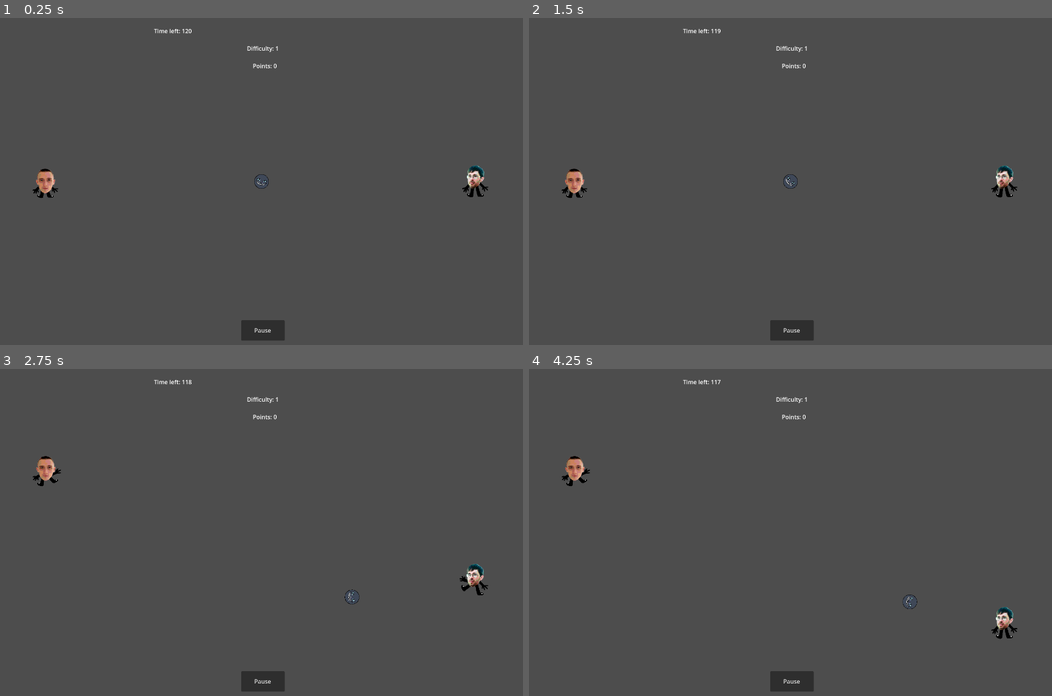
Above: before the commit, frames 1-4 (two rows, left to right).
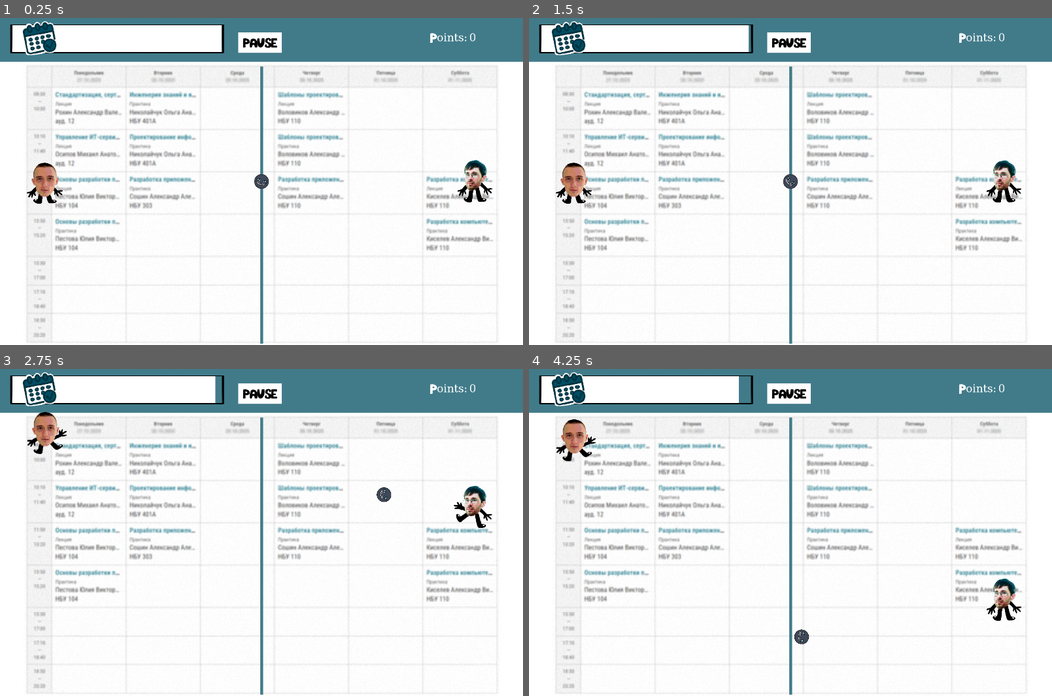
Above: after the commit, the same moments.

Repository: PecherskyDaniil/ForlabsTeamPingPong
Game: Godot game, scene res://scenes/playground.tscn
The game is run twice, just before and just after one commit, with the same random seed, the same clock (stepped at 60 frames per second) and the same inputs. This scene is started directly instead of the project's main scene.
Inputs:
- Up to frame 1 (0.25 s): no input
- Up to frame 2 (1.5 s): click "Pause" (after the commit: "PAUSE") at 0.5 s; click "Resume" (after the commit: "RESUME") at 1.25 s
- Up to frame 3 (2.75 s): tap Enter at 2 s; hold Up (ui_up) from 2.03 s (still down)
- Up to frame 4 (4.25 s): release Up (ui_up) at 2.78 s; hold Down (ui_down) 2.78-3.53 s; hold Up (ui_up) from 3.53 s (still down)

The runs differ from the first frame. In frame 1, 100% of the frame differs, in the area x 0-100%, y 0-100%; in frame 2, 100%; in frame 3, 100%; in frame 4, 100%.

Commit message:
Added assets

Diff:
--- a/autoload/MainAutoload.gd
+++ b/autoload/MainAutoload.gd
@@ -4,10 +4,10 @@
 
 var save_path="user://results.save"
 var resultsList:Array = []
-var PLAYTIME=120
-var player_max_speed=250
-var ball_max_speed=200
-var opponent_max_speed=50
+var PLAYTIME=60
+var player_max_speed=400
+var ball_max_speed=250
+var opponent_max_speed=40
 
 
 var cat_ball_texture=load("res://assets/ball/cat-ball.png")
@@ -23,19 +23,19 @@
 		ball_texture=cat_ball_texture
 		oponent_idle="bos1_idle"
 		oponent_run="bos1_run"
-		ball_max_speed=200
+		ball_max_speed=250
 		opponent_max_speed=40
 	elif diff==2:
 		ball_texture=iszf_ball_texture
 		oponent_idle="bos2_idle"
 		oponent_run="bos2_run"
-		ball_max_speed=250
+		ball_max_speed=300
 		opponent_max_speed=50
 	else:
 		ball_texture=pull_req_ball_texture
 		oponent_idle="bos3_idle"
 		oponent_run="bos3_run"
-		ball_max_speed=300
+		ball_max_speed=350
 		opponent_max_speed=70
 func add_to_results(date:String,points: int, diff: int) -> void:
 	var entry = { "date":date,"difficulty": diff, "points": points }
--- a/scenes/main.tscn
+++ b/scenes/main.tscn
@@ -7,4 +7,3 @@
 script = ExtResource("1_0wfyh")
 
 [node name="main_menu" parent="." instance=ExtResource("1_o5qli")]
-position = Vector2(16, 23)
--- a/scenes/main_menu.tscn
+++ b/scenes/main_menu.tscn
@@ -1,15 +1,21 @@
-[gd_scene load_steps=4 format=3 uid="uid://civvptuunex5f"]
+[gd_scene load_steps=7 format=3 uid="uid://civvptuunex5f"]
 
 [ext_resource type="Script" uid="uid://ckeoqky2irare" path="res://scripts/main_menu.gd" id="1_ekxnf"]
 [ext_resource type="Texture2D" uid="uid://d3an1u17ec23n" path="res://assets/interface/background.png" id="2_bqqt6"]
+[ext_resource type="FontFile" uid="uid://dmu65ht76dnr4" path="res://fonts/pixel_font.woff2" id="3_8ln24"]
 [ext_resource type="PackedScene" uid="uid://dsbnixeflcqyu" path="res://scenes/settings.tscn" id="3_bqqt6"]
+[ext_resource type="Theme" uid="uid://blm255deewpdu" path="res://themes/buttons_theme.tres" id="4_rtw2f"]
+
+[sub_resource type="LabelSettings" id="LabelSettings_oa1go"]
+font = ExtResource("3_8ln24")
+font_size = 44
 
 [node name="main_menu" type="Node2D"]
 script = ExtResource("1_ekxnf")
 
 [node name="Background" type="Sprite2D" parent="."]
 position = Vector2(720, 452)
-scale = Vector2(1.44869, 1.56338)
+scale = Vector2(1.44869, 1.59155)
 texture = ExtResource("2_bqqt6")
 
 [node name="MarginContainer" type="MarginContainer" parent="."]
@@ -20,19 +26,32 @@
 
 [node name="VBoxContainer" type="VBoxContainer" parent="MarginContainer"]
 layout_mode = 2
+theme_override_constants/separation = 30
 alignment = 1
+
+[node name="Label" type="Label" parent="MarginContainer/VBoxContainer"]
+layout_mode = 2
+text = "HOMEWORK PONG"
+label_settings = SubResource("LabelSettings_oa1go")
+horizontal_alignment = 1
 
 [node name="PlayButton" type="Button" parent="MarginContainer/VBoxContainer"]
 layout_mode = 2
-text = "Play"
+theme = ExtResource("4_rtw2f")
+theme_override_constants/align_to_largest_stylebox = 7
+text = "PLAY"
 
 [node name="SettingsButton" type="Button" parent="MarginContainer/VBoxContainer"]
 layout_mode = 2
-text = "Settings"
+theme = ExtResource("4_rtw2f")
+theme_override_constants/align_to_largest_stylebox = 5
+text = "SETTINGS"
 
 [node name="ExitButton" type="Button" parent="MarginContainer/VBoxContainer"]
 layout_mode = 2
-text = "Exit"
+theme = ExtResource("4_rtw2f")
+theme_override_constants/align_to_largest_stylebox = 15
+text = "EXIT"
 
 [node name="settings" parent="." instance=ExtResource("3_bqqt6")]
 visible = false
--- a/scenes/oponent.tscn
+++ b/scenes/oponent.tscn
@@ -4,58 +4,6 @@
 [ext_resource type="Texture2D" uid="uid://63v30hqvr66n" path="res://assets/oponent/first-boss.png" id="2_pokva"]
 [ext_resource type="Texture2D" uid="uid://ce12w2rpvgx3c" path="res://assets/oponent/second-boss.png" id="3_s83uj"]
 [ext_resource type="Texture2D" uid="uid://w411ynxw6m86" path="res://assets/oponent/third-bos.png" id="4_s83uj"]
-
-[sub_resource type="Animation" id="Animation_82rns"]
-resource_name = "bos1_idle"
-length = 0.2
-tracks/0/type = "value"
-tracks/0/imported = false
-tracks/0/enabled = true
-tracks/0/path = NodePath("Sprite2D:texture")
-tracks/0/interp = 1
-tracks/0/loop_wrap = true
-tracks/0/keys = {
-"times": PackedFloat32Array(0),
-"transitions": PackedFloat32Array(1),
-"update": 1,
-"values": [ExtResource("2_pokva")]
-}
-tracks/1/type = "value"
-tracks/1/imported = false
-tracks/1/enabled = true
-tracks/1/path = NodePath("Sprite2D:hframes")
-tracks/1/interp = 1
-tracks/1/loop_wrap = true
-tracks/1/keys = {
-"times": PackedFloat32Array(0),
-"transitions": PackedFloat32Array(1),
-"update": 1,
-"values": [4]
-}
-tracks/2/type = "value"
-tracks/2/imported = false
-tracks/2/enabled = true
-tracks/2/path = NodePath("Sprite2D:vframes")
-tracks/2/interp = 1
-tracks/2/loop_wrap = true
-tracks/2/keys = {
-"times": PackedFloat32Array(0),
-"transitions": PackedFloat32Array(1),
-"update": 1,
-"values": [1]
-}
-tracks/3/type = "value"
-tracks/3/imported = false
-tracks/3/enabled = true
-tracks/3/path = NodePath("Sprite2D:frame")
-tracks/3/interp = 1
-tracks/3/loop_wrap = true
-tracks/3/keys = {
-"times": PackedFloat32Array(0),
-"transitions": PackedFloat32Array(1),
-"update": 1,
-"values": [0]
-}
 
 [sub_resource type="Animation" id="Animation_lw7y6"]
 length = 0.001
@@ -118,6 +66,58 @@
 "transitions": PackedFloat32Array(1),
 "update": 1,
 "values": ["res://.godot/imported/second-boss.png-c6bfa39fdbaa9474e2b8f9cf17061d5c.ctex"]
+}
+
+[sub_resource type="Animation" id="Animation_82rns"]
+resource_name = "bos1_idle"
+length = 0.2
+tracks/0/type = "value"
+tracks/0/imported = false
+tracks/0/enabled = true
+tracks/0/path = NodePath("Sprite2D:texture")
+tracks/0/interp = 1
+tracks/0/loop_wrap = true
+tracks/0/keys = {
+"times": PackedFloat32Array(0),
+"transitions": PackedFloat32Array(1),
+"update": 1,
+"values": [ExtResource("2_pokva")]
+}
+tracks/1/type = "value"
+tracks/1/imported = false
+tracks/1/enabled = true
+tracks/1/path = NodePath("Sprite2D:hframes")
+tracks/1/interp = 1
+tracks/1/loop_wrap = true
+tracks/1/keys = {
+"times": PackedFloat32Array(0),
+"transitions": PackedFloat32Array(1),
+"update": 1,
+"values": [4]
+}
+tracks/2/type = "value"
+tracks/2/imported = false
+tracks/2/enabled = true
+tracks/2/path = NodePath("Sprite2D:vframes")
+tracks/2/interp = 1
+tracks/2/loop_wrap = true
+tracks/2/keys = {
+"times": PackedFloat32Array(0),
+"transitions": PackedFloat32Array(1),
+"update": 1,
+"values": [1]
+}
+tracks/3/type = "value"
+tracks/3/imported = false
+tracks/3/enabled = true
+tracks/3/path = NodePath("Sprite2D:frame")
+tracks/3/interp = 1
+tracks/3/loop_wrap = true
+tracks/3/keys = {
+"times": PackedFloat32Array(0),
+"transitions": PackedFloat32Array(1),
+"update": 1,
+"values": [0]
 }
 
 [sub_resource type="Animation" id="Animation_5to4p"]
--- a/scenes/pause.tscn
+++ b/scenes/pause.tscn
@@ -1,6 +1,7 @@
-[gd_scene load_steps=2 format=3 uid="uid://2memjss351st"]
+[gd_scene load_steps=3 format=3 uid="uid://2memjss351st"]
 
 [ext_resource type="Script" uid="uid://cxynw6ai1rbev" path="res://scripts/pause.gd" id="1_f1d2v"]
+[ext_resource type="Theme" uid="uid://blm255deewpdu" path="res://themes/buttons_theme.tres" id="2_r8yp4"]
 
 [node name="pause" type="Control"]
 process_mode = 3
@@ -23,22 +24,29 @@
 
 [node name="VBoxContainer" type="VBoxContainer" parent="MarginContainer"]
 layout_mode = 2
+theme_override_constants/separation = 30
 alignment = 1
 
 [node name="ResumeButton" type="Button" parent="MarginContainer/VBoxContainer"]
 process_mode = 3
 layout_mode = 2
-text = "Resume"
+theme = ExtResource("2_r8yp4")
+theme_override_constants/align_to_largest_stylebox = 6
+text = "RESUME"
 
 [node name="BackToMenu" type="Button" parent="MarginContainer/VBoxContainer"]
 process_mode = 3
 layout_mode = 2
-text = "Back to menu"
+theme = ExtResource("2_r8yp4")
+theme_override_constants/align_to_largest_stylebox = 6
+text = "BACK TO MENU"
 
 [node name="ExitButton" type="Button" parent="MarginContainer/VBoxContainer"]
 process_mode = 3
 layout_mode = 2
-text = "Exit"
+theme = ExtResource("2_r8yp4")
+theme_override_constants/align_to_largest_stylebox = 10
+text = "EXIT"
 
 [connection signal="pressed" from="MarginContainer/VBoxContainer/ResumeButton" to="." method="_on_resume_button_pressed"]
 [connection signal="pressed" from="MarginContainer/VBoxContainer/BackToMenu" to="." method="_on_back_to_menu_pressed"]
--- a/scenes/player.tscn
+++ b/scenes/player.tscn
@@ -5,6 +5,46 @@
 
 [sub_resource type="Animation" id="Animation_dqkch"]
 length = 0.001
+tracks/0/type = "value"
+tracks/0/imported = false
+tracks/0/enabled = true
+tracks/0/path = NodePath("Sprite2D:hframes")
+tracks/0/interp = 1
+tracks/0/loop_wrap = true
+tracks/0/keys = {
+"times": PackedFloat32Array(0),
+"transitions": PackedFloat32Array(1),
+"update": 1,
+"values": [4]
+}
+tracks/1/type = "value"
+tracks/1/imported = false
+tracks/1/enabled = true
+tracks/1/path = NodePath("Sprite2D:vframes")
+tracks/1/interp = 1
+tracks/1/loop_wrap = true
+tracks/1/keys = {
+"times": PackedFloat32Array(0),
+"transitions": PackedFloat32Array(1),
+"update": 1,
+"values": [1]
+}
+tracks/2/type = "value"
+tracks/2/imported = false
+tracks/2/enabled = true
+tracks/2/path = NodePath("Sprite2D:frame")
+tracks/2/interp = 1
+tracks/2/loop_wrap = true
+tracks/2/keys = {
+"times": PackedFloat32Array(0),
+"transitions": PackedFloat32Array(1),
+"update": 1,
+"values": [0]
+}
+
+[sub_resource type="Animation" id="Animation_tuyoq"]
+resource_name = "idle"
+length = 0.2
 tracks/0/type = "value"
 tracks/0/imported = false
 tracks/0/enabled = true
@@ -83,46 +123,6 @@
 "values": [0, 2]
 }
 
-[sub_resource type="Animation" id="Animation_tuyoq"]
-resource_name = "idle"
-length = 0.2
-tracks/0/type = "value"
-tracks/0/imported = false
-tracks/0/enabled = true
-tracks/0/path = NodePath("Sprite2D:hframes")
-tracks/0/interp = 1
-tracks/0/loop_wrap = true
-tracks/0/keys = {
-"times": PackedFloat32Array(0),
-"transitions": PackedFloat32Array(1),
-"update": 1,
-"values": [4]
-}
-tracks/1/type = "value"
-tracks/1/imported = false
-tracks/1/enabled = true
-tracks/1/path = NodePath("Sprite2D:vframes")
-tracks/1/interp = 1
-tracks/1/loop_wrap = true
-tracks/1/keys = {
-"times": PackedFloat32Array(0),
-"transitions": PackedFloat32Array(1),
-"update": 1,
-"values": [1]
-}
-tracks/2/type = "value"
-tracks/2/imported = false
-tracks/2/enabled = true
-tracks/2/path = NodePath("Sprite2D:frame")
-tracks/2/interp = 1
-tracks/2/loop_wrap = true
-tracks/2/keys = {
-"times": PackedFloat32Array(0),
-"transitions": PackedFloat32Array(1),
-"update": 1,
-"values": [0]
-}
-
 [sub_resource type="AnimationLibrary" id="AnimationLibrary_fjrip"]
 _data = {
 &"RESET": SubResource("Animation_dqkch"),
--- a/scenes/playground.tscn
+++ b/scenes/playground.tscn
@@ -1,18 +1,35 @@
-[gd_scene load_steps=7 format=3 uid="uid://crgkqrudc358o"]
+[gd_scene load_steps=13 format=3 uid="uid://crgkqrudc358o"]
 
 [ext_resource type="Script" uid="uid://m5j442vsx0wn" path="res://scripts/playground.gd" id="1_q8s1k"]
+[ext_resource type="Texture2D" uid="uid://ccm1p8rtnow5v" path="res://assets/interface/background2.png" id="2_emj6c"]
 [ext_resource type="PackedScene" uid="uid://cx3q3gg3eqrw3" path="res://scenes/ball.tscn" id="2_kddj0"]
 [ext_resource type="PackedScene" uid="uid://chsviinyt5gaj" path="res://scenes/player.tscn" id="3_q8s1k"]
 [ext_resource type="PackedScene" uid="uid://o7p8m5lhxhmm" path="res://scenes/oponent.tscn" id="5_mm0a5"]
+[ext_resource type="FontFile" uid="uid://dgkngoda46t5n" path="res://fonts/pixel_font.ttf" id="6_mrac1"]
 [ext_resource type="PackedScene" uid="uid://2memjss351st" path="res://scenes/pause.tscn" id="6_o6wi6"]
 [ext_resource type="PackedScene" uid="uid://c8sxux6c2j3ia" path="res://scenes/results.tscn" id="7_emj6c"]
+[ext_resource type="Theme" uid="uid://blm255deewpdu" path="res://themes/buttons_theme.tres" id="7_x1amm"]
+[ext_resource type="Texture2D" uid="uid://7xb7ap2wddou" path="res://assets/interface/progress-bar.png" id="9_2q4k0"]
+
+[sub_resource type="LabelSettings" id="LabelSettings_2q4k0"]
+font = ExtResource("6_mrac1")
+font_size = 30
+
+[sub_resource type="RectangleShape2D" id="RectangleShape2D_2bfhc"]
+size = Vector2(1440, 120)
 
 [node name="Playground" type="Node2D"]
 script = ExtResource("1_q8s1k")
 
+[node name="ColorRect" type="ColorRect" parent="."]
+offset_right = 1440.0
+offset_bottom = 904.0
+
 [node name="MainMenuBackground" type="Sprite2D" parent="."]
+modulate = Color(1, 1, 1, 0.752941)
 position = Vector2(720, 452)
-scale = Vector2(1.8, 1.61428)
+scale = Vector2(1, 1.00444)
+texture = ExtResource("2_emj6c")
 
 [node name="Ball" parent="." instance=ExtResource("2_kddj0")]
 position = Vector2(720, 450)
@@ -20,19 +37,23 @@
 
 [node name="Player" parent="." instance=ExtResource("3_q8s1k")]
 position = Vector2(128, 456)
+scale = Vector2(1.4, 1.4)
 
 [node name="Oponent" parent="." instance=ExtResource("5_mm0a5")]
 position = Vector2(1312, 448)
-scale = Vector2(1.2, 1.2)
+scale = Vector2(1.6, 1.6)
 
 [node name="PlayerPoints" type="Label" parent="."]
-offset_left = 696.0
-offset_top = 120.0
-offset_right = 736.0
-offset_bottom = 143.0
+offset_left = 1184.0
+offset_top = 40.0
+offset_right = 1307.0
+offset_bottom = 81.0
+text = "POINTS:"
+label_settings = SubResource("LabelSettings_2q4k0")
 metadata/_edit_use_anchors_ = true
 
 [node name="DifficultyLabel" type="Label" parent="."]
+visible = false
 offset_left = 680.0
 offset_top = 72.0
 offset_right = 760.0
@@ -41,21 +62,23 @@
 metadata/_edit_use_anchors_ = true
 
 [node name="PauseButton" type="Button" parent="."]
-offset_left = 664.0
-offset_top = 832.0
-offset_right = 784.0
-offset_bottom = 888.0
-text = "Pause"
+offset_left = 656.0
+offset_top = 40.0
+offset_right = 776.0
+offset_bottom = 96.0
+theme = ExtResource("7_x1amm")
+text = "PAUSE"
 metadata/_edit_use_anchors_ = true
 
 [node name="pause" parent="." instance=ExtResource("6_o6wi6")]
 visible = false
 
 [node name="Label" type="Label" parent="."]
-offset_left = 424.0
-offset_top = 24.0
-offset_right = 464.0
-offset_bottom = 47.0
+visible = false
+offset_left = 776.0
+offset_top = 40.0
+offset_right = 816.0
+offset_bottom = 63.0
 metadata/_edit_use_anchors_ = true
 
 [node name="Timer" type="Timer" parent="."]
@@ -64,5 +87,21 @@
 [node name="Results" parent="." instance=ExtResource("7_emj6c")]
 visible = false
 
+[node name="TimeBarRect" type="ColorRect" parent="."]
+offset_left = 29.0
+offset_top = 19.0
+offset_right = 29.0
+offset_bottom = 96.0
+
+[node name="TImeBar" type="Sprite2D" parent="."]
+position = Vector2(324, 58)
+texture = ExtResource("9_2q4k0")
+
+[node name="StaticBody2D" type="StaticBody2D" parent="."]
+
+[node name="CollisionShape2D" type="CollisionShape2D" parent="StaticBody2D"]
+position = Vector2(720, 60)
+shape = SubResource("RectangleShape2D_2bfhc")
+
 [connection signal="pressed" from="PauseButton" to="." method="_on_pause_button_pressed"]
 [connection signal="end_pause" from="pause" to="." method="_on_pause_end_pause"]
--- a/scenes/results.tscn
+++ b/scenes/results.tscn
@@ -1,6 +1,7 @@
-[gd_scene load_steps=2 format=3 uid="uid://c8sxux6c2j3ia"]
+[gd_scene load_steps=3 format=3 uid="uid://c8sxux6c2j3ia"]
 
 [ext_resource type="Script" uid="uid://cwbij3unhlgvy" path="res://scripts/results.gd" id="1_amp1b"]
+[ext_resource type="Theme" uid="uid://blm255deewpdu" path="res://themes/buttons_theme.tres" id="2_21kdr"]
 
 [node name="Results" type="Control"]
 layout_mode = 3
@@ -23,14 +24,17 @@
 offset_top = 136.0
 offset_right = 1148.0
 offset_bottom = 620.0
+theme = ExtResource("2_21kdr")
 
 [node name="BackToMenu" type="Button" parent="."]
 process_mode = 3
 layout_mode = 0
-offset_left = 684.0
-offset_top = 668.0
-offset_right = 799.0
-offset_bottom = 699.0
-text = "Back to menu"
+offset_left = 616.0
+offset_top = 664.0
+offset_right = 841.0
+offset_bottom = 702.0
+theme = ExtResource("2_21kdr")
+theme_override_constants/align_to_largest_stylebox = 12
+text = "BACK TO MENU"
 
 [connection signal="pressed" from="BackToMenu" to="." method="_on_back_to_menu_pressed"]
--- a/scenes/settings.tscn
+++ b/scenes/settings.tscn
@@ -1,6 +1,12 @@
-[gd_scene load_steps=2 format=3 uid="uid://dsbnixeflcqyu"]
+[gd_scene load_steps=5 format=3 uid="uid://dsbnixeflcqyu"]
 
 [ext_resource type="Script" uid="uid://c2gt576hatvks" path="res://scripts/settings.gd" id="1_5p8wc"]
+[ext_resource type="FontFile" uid="uid://bpc57ynjymldc" path="res://fonts/pixel_font.woff" id="2_6wm04"]
+[ext_resource type="Theme" uid="uid://blm255deewpdu" path="res://themes/buttons_theme.tres" id="3_f4mfi"]
+
+[sub_resource type="LabelSettings" id="LabelSettings_es4n0"]
+font = ExtResource("2_6wm04")
+font_size = 32
 
 [node name="settings" type="Control"]
 layout_mode = 3
@@ -16,11 +22,13 @@
 
 [node name="VBoxContainer" type="VBoxContainer" parent="Container"]
 layout_mode = 2
+theme_override_constants/separation = 30
 alignment = 1
 
 [node name="Label" type="Label" parent="Container/VBoxContainer"]
 layout_mode = 2
-text = "Choose difficulty"
+text = "CHOOSE    DIFFICULTY"
+label_settings = SubResource("LabelSettings_es4n0")
 
 [node name="HSlider" type="HSlider" parent="Container/VBoxContainer"]
 layout_mode = 2
@@ -31,7 +39,9 @@
 
 [node name="CloseButton" type="Button" parent="Container/VBoxContainer"]
 layout_mode = 2
-text = "Close"
+theme = ExtResource("3_f4mfi")
+theme_override_constants/align_to_largest_stylebox = 9
+text = "CLOSE"
 
 [connection signal="value_changed" from="Container/VBoxContainer/HSlider" to="." method="_on_h_slider_value_changed"]
 [connection signal="pressed" from="Container/VBoxContainer/CloseButton" to="." method="_on_close_button_pressed"]
--- a/scripts/ball_area.gd
+++ b/scripts/ball_area.gd
@@ -40,7 +40,7 @@
 		left_win.emit()
 	if global_position.y > (window.size.y - size):
 		velocity.y *=-1
-	if global_position.y < size:
+	if global_position.y < size + 130.0:
 		velocity.y *=-1
 	#Попадание в ворота бота
 	if global_position.x < size:
--- a/scripts/oponent.gd
+++ b/scripts/oponent.gd
@@ -10,7 +10,7 @@
 	var direction = target.y-global_position.y
 	direction=direction/maxdistance
 	velocity = direction*MainAutoload.opponent_max_speed
-	if  (global_position.y+velocity*delta-size.y/2)>0 and (global_position.y+velocity*delta+size.y/2)<window.size.y:
+	if  (global_position.y+velocity*delta-size.y/2)>130.0 and (global_position.y+velocity*delta+size.y/2)<window.size.y:
 		position.y+=velocity*delta
 
 	if abs(velocity)<10:
--- a/scripts/player.gd
+++ b/scripts/player.gd
@@ -10,7 +10,7 @@
 	var direction = Input.get_axis("ui_up","ui_down")
 	velocity = direction*MainAutoload.player_max_speed
 	#Ограничение движения игрока
-	if (global_position.y+velocity*delta-size.y/2)>0 and (global_position.y+velocity*delta+size.y/2)<window.size.y:
+	if (global_position.y+velocity*delta-size.y/2)>130.0 and (global_position.y+velocity*delta+size.y/2)<window.size.y:
 		position.y+=velocity*delta
 
 	if velocity==0:
--- a/scripts/playground.gd
+++ b/scripts/playground.gd
@@ -9,6 +9,8 @@
 @onready var pause_button=get_node("PauseButton")
 @onready var pause_scene=$pause
 @onready var results_scene=get_node("Results")
+@onready var time_rect=get_node("TimeBarRect")
+
 func _ready():
 	$Timer.wait_time=MainAutoload.PLAYTIME
 	$Timer.start()
@@ -22,6 +24,7 @@
 		_on_pause_button_pressed()
 	oponent.seek_target(delta,ball.global_position)
 	$Label.set_text("Time left: "+str(int(round($Timer.get_time_left()))))
+	time_rect.size.x=583*($Timer.get_time_left()/MainAutoload.PLAYTIME)
 	if int(round($Timer.get_time_left()))<1:
 		MainAutoload.save_data(player_points)
 		print(MainAutoload.resultsList)
@@ -33,11 +36,11 @@
 #Засчитать очко игроку
 func player_win():
 	player_points+=1
-	player_label.text="Points: " + str(player_points)
+	player_label.text="POINTS: " + str(player_points)
 #Засчитать очко боту
 func op_win():
 	player_points-=1
-	player_label.text="Points: " + str(player_points)
+	player_label.text="POINTS: " + str(player_points)
 
 func _on_pause_button_pressed() -> void:
 	pause_scene.visible=true
--- /dev/null
+++ b/themes/buttons_theme.tres
@@ -0,0 +1,32 @@
+[gd_resource type="Theme" load_steps=6 format=3 uid="uid://blm255deewpdu"]
+
+[ext_resource type="FontFile" uid="uid://bpc57ynjymldc" path="res://fonts/pixel_font.woff" id="1_is68n"]
+
+[sub_resource type="StyleBoxFlat" id="StyleBoxFlat_n4pkb"]
+bg_color = Color(0.873298, 0.873298, 0.873298, 1)
+shadow_color = Color(0, 0, 0, 0.862745)
+
+[sub_resource type="StyleBoxFlat" id="StyleBoxFlat_cg2yc"]
+bg_color = Color(1, 1, 1, 1)
+border_color = Color(0, 0.14811, 0.127398, 1)
+shadow_color = Color(0, 0, 0, 0.870588)
+
+[sub_resource type="StyleBoxFlat" id="StyleBoxFlat_8dtbn"]
+
+[sub_resource type="StyleBoxFlat" id="StyleBoxFlat_is68n"]
+bg_color = Color(0.71, 0.71, 0.71, 1)
+
+[resource]
+default_font = ExtResource("1_is68n")
+Button/colors/font_color = Color(0, 0, 0, 1)
+Button/colors/font_hover_color = Color(0, 0, 0, 1)
+Button/colors/font_pressed_color = Color(0, 0, 0, 1)
+Button/font_sizes/font_size = 29
+Button/fonts/font = ExtResource("1_is68n")
+Button/styles/hover = SubResource("StyleBoxFlat_n4pkb")
+Button/styles/normal = SubResource("StyleBoxFlat_cg2yc")
+Button/styles/pressed = SubResource("StyleBoxFlat_8dtbn")
+Tree/colors/font_color = Color(0.00184107, 0.00184107, 0.00184107, 1)
+Tree/font_sizes/font_size = 32
+Tree/font_sizes/title_button_font_size = 32
+Tree/styles/panel = SubResource("StyleBoxFlat_is68n")
Binary file added: assets/interface/background2.png
Not shown, added: assets/interface/background2.png.import
Binary file added: assets/interface/menu-element.png
Not shown, added: assets/interface/menu-element.png.import
Binary file added: assets/interface/progress-bar.png
Not shown, added: assets/interface/progress-bar.png.import
